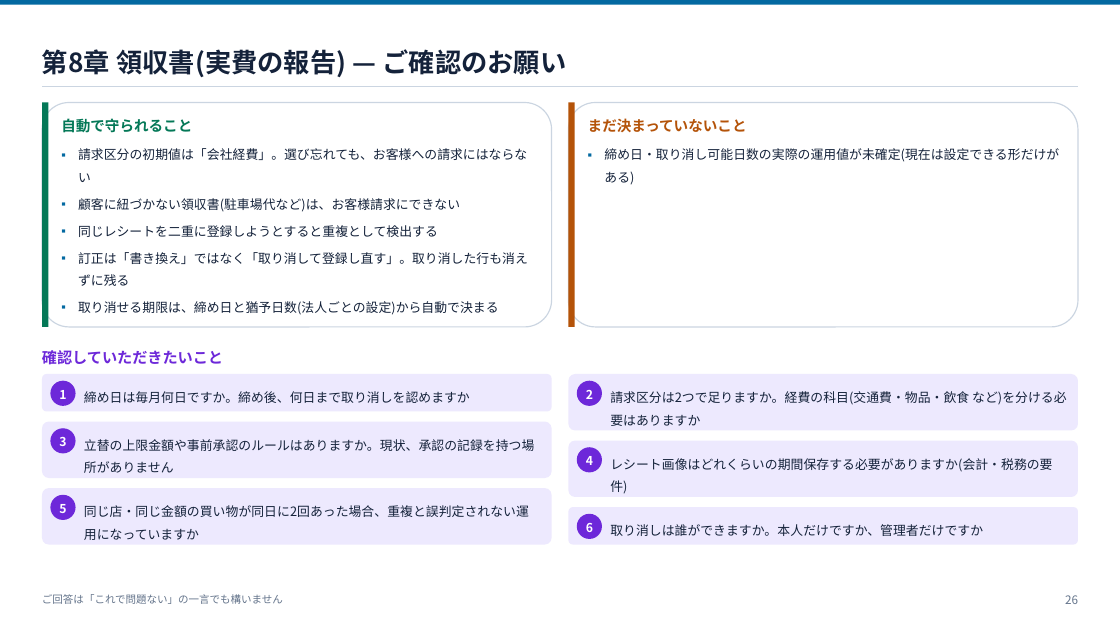
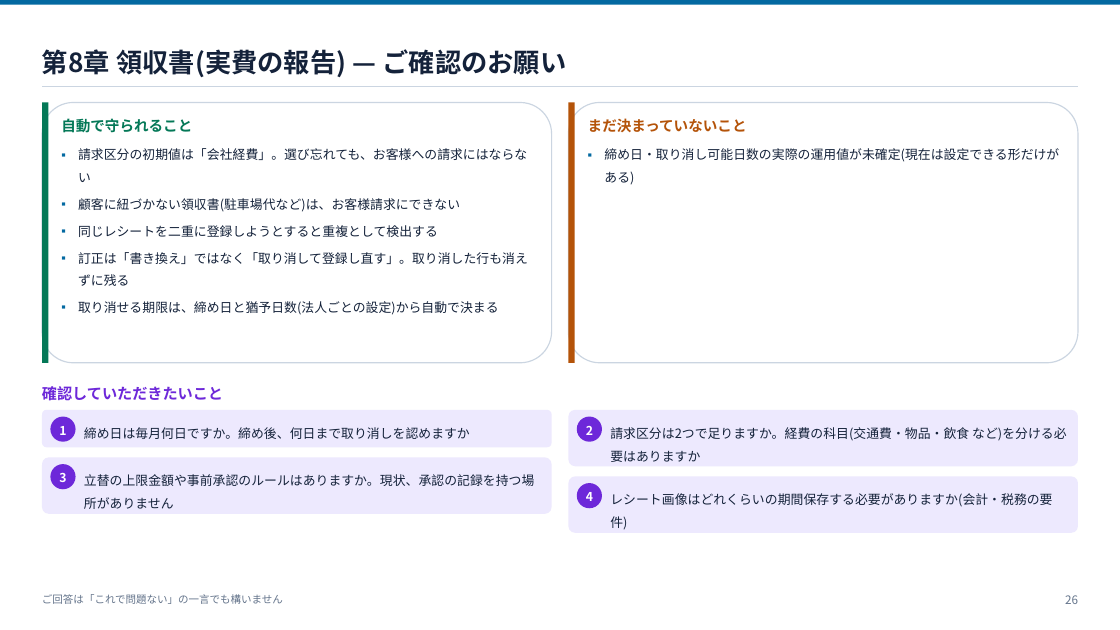
Before and after one commit to ohru131/katahimo-app, a slide deck: slide 26 of doc/slides/db-for-business.pptx. Drawn at 1120x630 pixels with LibreOffice and Linux fonts; fonts in the diff are those of the drawing. Boxes give left, top, right and bottom in pixels: in the first picture for what was removed or moved away, otherwise in the second. Text is boxed around its words. In the diff, an @@ line names an element or a change of style, - is before the commit and + after.

Commit message:
スライドのはみ出しを直し、pptx を再生成する (#24)
LibreOffice で3資料の全ページを描画して確認し、文字がカードや表の枠から
溢れていた箇所を直した。業務資料はカード高さの見積りと続きページ送りを
修正した結果 55枚になり、doc/README.md を更新。

```diff
--- a/doc/slides/db-for-business.pptx
+++ b/doc/slides/db-for-business.pptx
@@ rounded rectangle: place and size @@
-rounded rectangle at [42, 103, 552, 327]
+rounded rectangle at [42, 103, 552, 363]
@@ rectangle: place and size @@
-rectangle at [42, 103, 48, 327]
+rectangle at [42, 103, 48, 363]
@@ rounded rectangle: place and size @@
-rounded rectangle at [569, 103, 1079, 327]
+rounded rectangle at [569, 103, 1079, 363]
@@ rectangle: place and size @@
-rectangle at [569, 103, 575, 327]
+rectangle at [569, 103, 575, 363]
@@ 8 rounded rectangles, 5 texts: place and size @@
-8 rounded rectangles, 5 texts at [42, 350, 1079, 497]
+8 rounded rectangles, 5 texts at [42, 386, 1079, 533]
@@ rounded rectangle removed at [42, 488, 552, 544] @@
@@ rounded rectangle removed at [50, 495, 76, 520] @@
-5
@@ text removed at [84, 505, 529, 540] @@
-同じ店・同じ金額の買い物が同日に2回あった場合、重複と誤判定されない運用になっていますか
@@ rounded rectangle removed at [569, 507, 1079, 545] @@
@@ rounded rectangle removed at [577, 514, 602, 539] @@
-6
@@ text removed at [610, 524, 983, 536] @@
-取り消しは誰ができますか。本人だけですか、管理者だけですか
```
Also in this commit, not shown: 40 other slides changed, 1 slide added, 6 other files.
